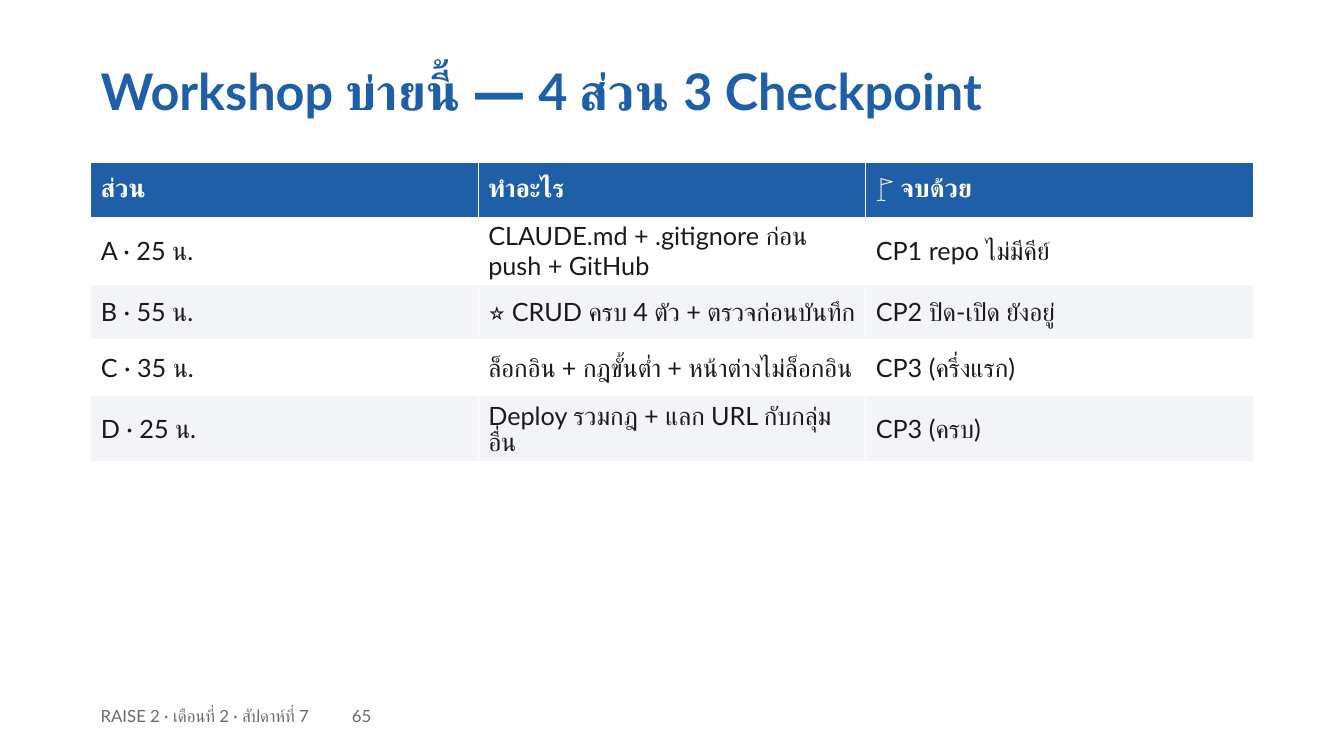
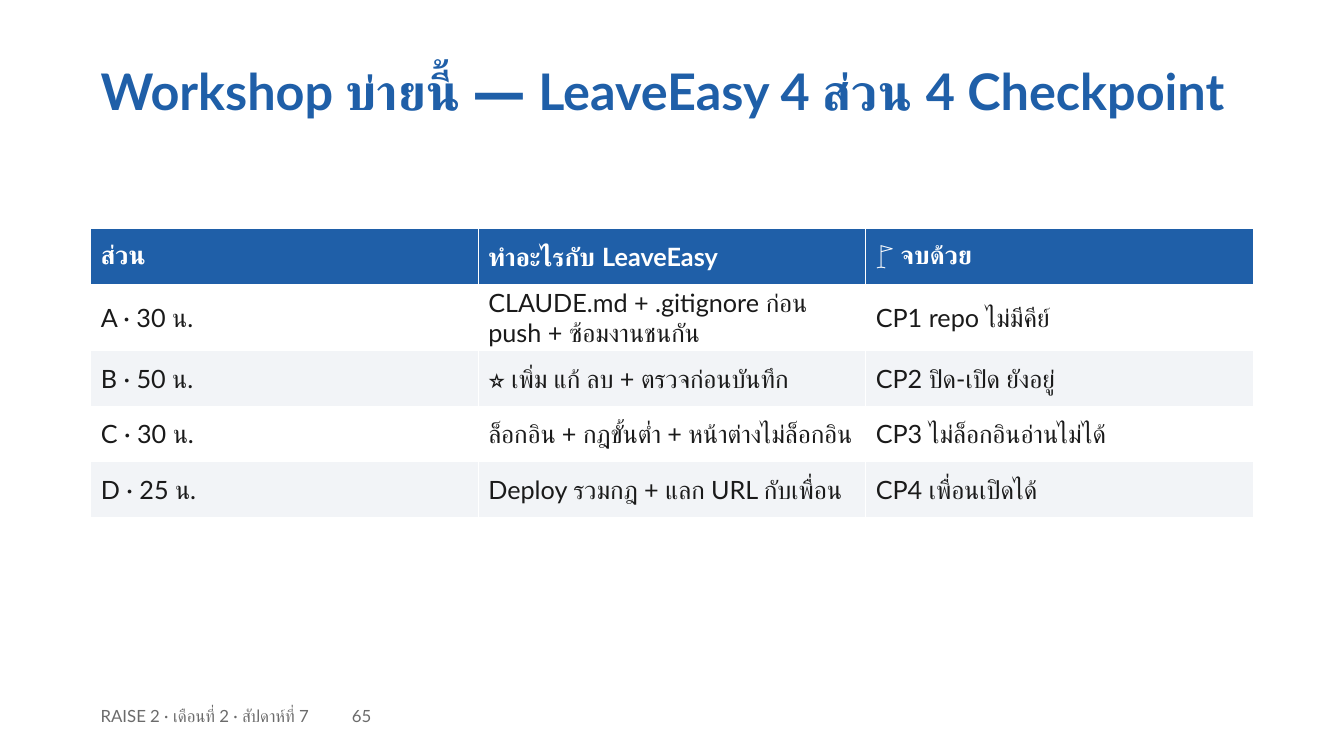
Before and after one commit to cnacha-mfu/raise2-module2, a slide deck: slide 65 of materials/week7/w7-slides.pptx. Drawn at 1344x756 pixels with LibreOffice and Linux fonts; fonts in the diff are those of the drawing. Boxes give left, top, right and bottom in pixels: in the first picture for what was removed or moved away, otherwise in the second. Text is boxed around its words. In the diff, an @@ line names an element or a change of style, - is before the commit and + after.

Commit message:
สไลด์+เดโม 4 สัปดาห์: ตัดงานกลุ่มออกทั้งหมด · บ่าย=LeaveEasy การบ้าน=หัวข้อตัวเอง · สัปดาห์ 9 เปลี่ยนนำเสนอเป็นคลิป+Consult · หน้าแรกลิงก์การบ้าน

```diff
--- a/materials/week7/w7-slides.pptx
+++ b/materials/week7/w7-slides.pptx
@@ text at [101,71,1224,119]: text changed @@
-Workshop บ่ายนี้ — 4 ส่วน 3 Checkpoint
+Workshop บ่ายนี้ — LeaveEasy 4 ส่วน 4 Checkpoint
@@ table at [91,229,1252,509] @@
-row 1, column 2: ทำอะไร
+row 1, column 2: ทำอะไรกับ LeaveEasy
-row 2, column 1: A · 25 น.
+row 2, column 1: A · 30 น.
-row 2, column 2: CLAUDE.md + .gitignore ก่อน push + GitHub
+row 2, column 2: CLAUDE.md + .gitignore ก่อน push + ซ้อมงานชนกัน
-row 3, column 1: B · 55 น.
+row 3, column 1: B · 50 น.
-row 3, column 2: ⭐ CRUD ครบ 4 ตัว + ตรวจก่อนบันทึก
+row 3, column 2: ⭐ เพิ่ม แก้ ลบ + ตรวจก่อนบันทึก
-row 4, column 1: C · 35 น.
+row 4, column 1: C · 30 น.
-row 4, column 3: CP3 (ครึ่งแรก)
+row 4, column 3: CP3 ไม่ล็อกอินอ่านไม่ได้
-row 5, column 2: Deploy รวมกฎ + แลก URL กับกลุ่มอื่น
+row 5, column 2: Deploy รวมกฎ + แลก URL กับเพื่อน
-row 5, column 3: CP3 (ครบ)
+row 5, column 3: CP4 เพื่อนเปิดได้
@@ table: place and size @@
-table at [91,162,1252,455]
+table at [91,229,1252,509]
```
Also in this commit, not shown: 11 other slides changed, 25 other files.
